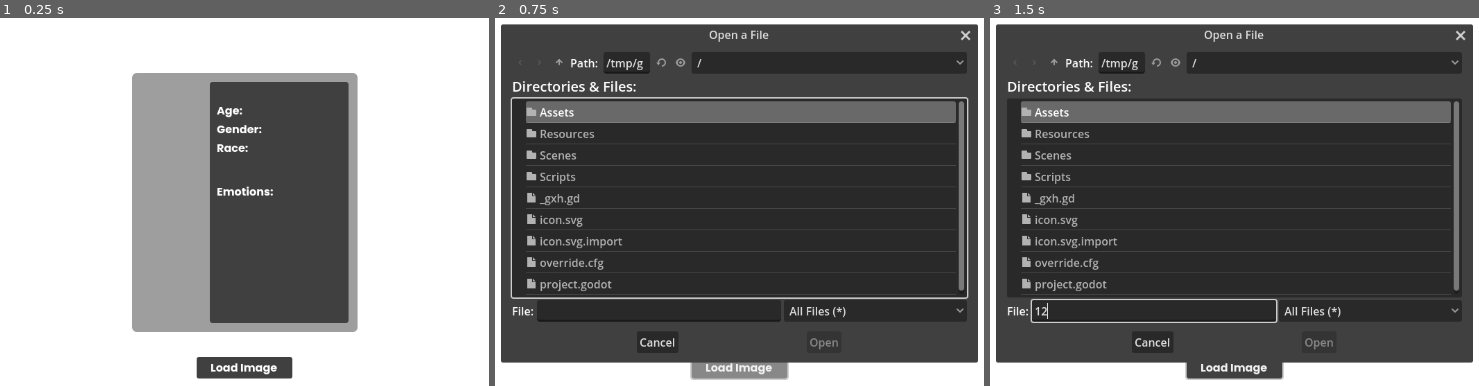
Above: before the commit, frames 1-3 (left to right).
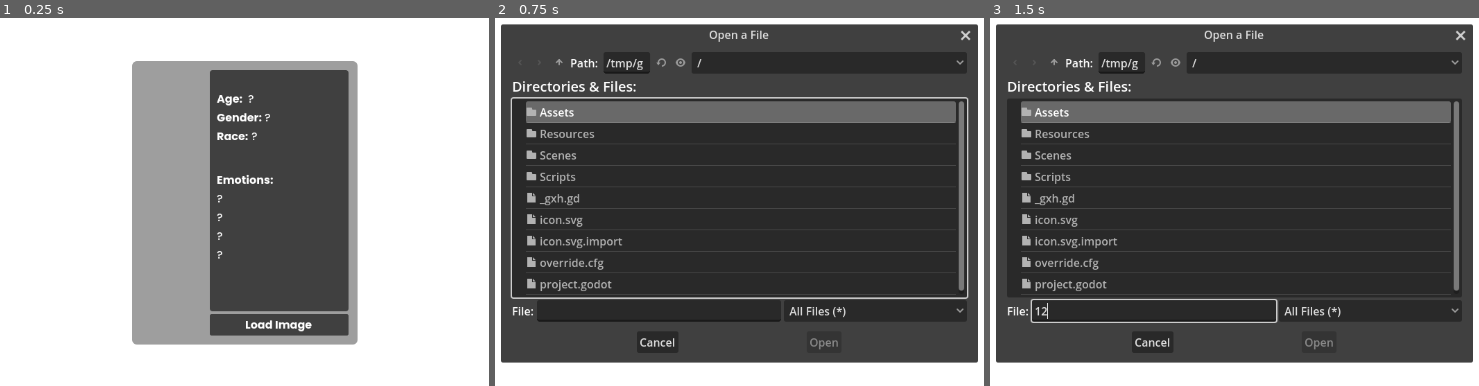
Above: after the commit, the same moments.

Repository: KamandShayegan/moodtracker-deepface
Game: Godot game, scene res://Scenes/main.tscn
The game is run twice, just before and just after one commit, with the same random seed, the same clock (stepped at 60 frames per second) and the same inputs.
Inputs (mouse positions are in pixels of both pictures, inside the frame that each line leads up to):
- Up to frame 1 (0.25 s): no input
- Up to frame 2 (0.75 s): click "Load Image" at 0.5 s
- Up to frame 3 (1.5 s): click (1156, 312) at 1.27 s; type "12" at 1.35 s

The runs differ from the first frame. In frame 1, 6.9% of the frame differs, in the area x 26-74%, y 11-99%; in frame 2, 0.9%; in frame 3, 0.9%.

Commit message:
Animated label setting

Diff:
--- a/new-game-project/Resources/progress_bar_gradient.tres
+++ b/new-game-project/Resources/progress_bar_gradient.tres
@@ -2,4 +2,4 @@
 
 [resource]
 offsets = PackedFloat32Array(0, 0.356481, 0.888889)
-colors = PackedColorArray(0.478431, 0.760784, 0.733333, 1, 0.937255, 0.843137, 0.27451, 1, 0.988235, 0.376471, 0.541176, 1)
+colors = PackedColorArray(0.478431, 0.760784, 0.733333, 1, 0.937255, 0.843137, 0.27451, 1, 0.918629, 0.263209, 0.532709, 1)
--- a/new-game-project/Scenes/main.tscn
+++ b/new-game-project/Scenes/main.tscn
@@ -74,29 +74,6 @@
 grow_horizontal = 2
 grow_vertical = 2
 
-[node name="MarginContainer" type="MarginContainer" parent="."]
-layout_mode = 1
-anchors_preset = 7
-anchor_left = 0.5
-anchor_top = 1.0
-anchor_right = 0.5
-anchor_bottom = 1.0
-offset_left = -69.0
-offset_top = -101.0
-offset_right = 69.0
-grow_horizontal = 2
-grow_vertical = 0
-theme_override_constants/margin_bottom = 70
-
-[node name="LoadImageButton" type="Button" parent="MarginContainer"]
-layout_mode = 2
-theme = ExtResource("2_kbyar")
-theme_override_fonts/font = ExtResource("2_j3cr5")
-text = "Load Image"
-
-[node name="HTTPRequest" type="HTTPRequest" parent="MarginContainer/LoadImageButton"]
-unique_name_in_owner = true
-
 [node name="Panel" type="PanelContainer" parent="."]
 layout_mode = 1
 anchors_preset = 8
@@ -130,11 +107,14 @@
 expand_mode = 3
 stretch_mode = 5
 
-[node name="PanelContainer" type="PanelContainer" parent="Panel/MarginContainer/HBoxContainer"]
+[node name="VBoxContainer" type="VBoxContainer" parent="Panel/MarginContainer/HBoxContainer"]
+layout_mode = 2
+
+[node name="PanelContainer" type="PanelContainer" parent="Panel/MarginContainer/HBoxContainer/VBoxContainer"]
 layout_mode = 2
 theme_override_styles/panel = SubResource("StyleBoxFlat_le7wl")
 
-[node name="MarginContainer" type="MarginContainer" parent="Panel/MarginContainer/HBoxContainer/PanelContainer"]
+[node name="MarginContainer" type="MarginContainer" parent="Panel/MarginContainer/HBoxContainer/VBoxContainer/PanelContainer"]
 custom_minimum_size = Vector2(200, 0)
 layout_mode = 2
 theme_override_constants/margin_left = 10
@@ -142,61 +122,61 @@
 theme_override_constants/margin_right = 10
 theme_override_constants/margin_bottom = 30
 
-[node name="VBoxContainer2" type="VBoxContainer" parent="Panel/MarginContainer/HBoxContainer/PanelContainer/MarginContainer"]
+[node name="VBoxContainer2" type="VBoxContainer" parent="Panel/MarginContainer/HBoxContainer/VBoxContainer/PanelContainer/MarginContainer"]
 layout_mode = 2
 theme_override_constants/separation = 40
 
-[node name="VBoxContainer" type="VBoxContainer" parent="Panel/MarginContainer/HBoxContainer/PanelContainer/MarginContainer/VBoxContainer2"]
-layout_mode = 2
-
-[node name="AgeLabels" type="HBoxContainer" parent="Panel/MarginContainer/HBoxContainer/PanelContainer/MarginContainer/VBoxContainer2/VBoxContainer"]
-layout_mode = 2
-
-[node name="Age" type="Label" parent="Panel/MarginContainer/HBoxContainer/PanelContainer/MarginContainer/VBoxContainer2/VBoxContainer/AgeLabels"]
+[node name="VBoxContainer" type="VBoxContainer" parent="Panel/MarginContainer/HBoxContainer/VBoxContainer/PanelContainer/MarginContainer/VBoxContainer2"]
+layout_mode = 2
+
+[node name="AgeLabels" type="HBoxContainer" parent="Panel/MarginContainer/HBoxContainer/VBoxContainer/PanelContainer/MarginContainer/VBoxContainer2/VBoxContainer"]
+layout_mode = 2
+
+[node name="Age" type="Label" parent="Panel/MarginContainer/HBoxContainer/VBoxContainer/PanelContainer/MarginContainer/VBoxContainer2/VBoxContainer/AgeLabels"]
 layout_mode = 2
 theme_override_fonts/font = ExtResource("2_j3cr5")
 text = "Age: "
 
-[node name="AgeValue" type="Label" parent="Panel/MarginContainer/HBoxContainer/PanelContainer/MarginContainer/VBoxContainer2/VBoxContainer/AgeLabels"]
-unique_name_in_owner = true
-layout_mode = 2
-theme_override_fonts/font = ExtResource("3_nh00n")
-
-[node name="GenderLabels" type="HBoxContainer" parent="Panel/MarginContainer/HBoxContainer/PanelContainer/MarginContainer/VBoxContainer2/VBoxContainer"]
-layout_mode = 2
-
-[node name="Gender" type="Label" parent="Panel/MarginContainer/HBoxContainer/PanelContainer/MarginContainer/VBoxContainer2/VBoxContainer/GenderLabels"]
+[node name="AgeValue" type="Label" parent="Panel/MarginContainer/HBoxContainer/VBoxContainer/PanelContainer/MarginContainer/VBoxContainer2/VBoxContainer/AgeLabels"]
+unique_name_in_owner = true
+layout_mode = 2
+theme_override_fonts/font = ExtResource("3_nh00n")
+
+[node name="GenderLabels" type="HBoxContainer" parent="Panel/MarginContainer/HBoxContainer/VBoxContainer/PanelContainer/MarginContainer/VBoxContainer2/VBoxContainer"]
+layout_mode = 2
+
+[node name="Gender" type="Label" parent="Panel/MarginContainer/HBoxContainer/VBoxContainer/PanelContainer/MarginContainer/VBoxContainer2/VBoxContainer/GenderLabels"]
 layout_mode = 2
 theme_override_fonts/font = ExtResource("2_j3cr5")
 text = "Gender:"
 
-[node name="GenderValue" type="Label" parent="Panel/MarginContainer/HBoxContainer/PanelContainer/MarginContainer/VBoxContainer2/VBoxContainer/GenderLabels"]
-unique_name_in_owner = true
-layout_mode = 2
-theme_override_fonts/font = ExtResource("3_nh00n")
-
-[node name="RaceLabels" type="HBoxContainer" parent="Panel/MarginContainer/HBoxContainer/PanelContainer/MarginContainer/VBoxContainer2/VBoxContainer"]
-layout_mode = 2
-
-[node name="Race" type="Label" parent="Panel/MarginContainer/HBoxContainer/PanelContainer/MarginContainer/VBoxContainer2/VBoxContainer/RaceLabels"]
+[node name="GenderValue" type="Label" parent="Panel/MarginContainer/HBoxContainer/VBoxContainer/PanelContainer/MarginContainer/VBoxContainer2/VBoxContainer/GenderLabels"]
+unique_name_in_owner = true
+layout_mode = 2
+theme_override_fonts/font = ExtResource("3_nh00n")
+
+[node name="RaceLabels" type="HBoxContainer" parent="Panel/MarginContainer/HBoxContainer/VBoxContainer/PanelContainer/MarginContainer/VBoxContainer2/VBoxContainer"]
+layout_mode = 2
+
+[node name="Race" type="Label" parent="Panel/MarginContainer/HBoxContainer/VBoxContainer/PanelContainer/MarginContainer/VBoxContainer2/VBoxContainer/RaceLabels"]
 layout_mode = 2
 theme_override_fonts/font = ExtResource("2_j3cr5")
 text = "Race:"
 
-[node name="RaceValue" type="Label" parent="Panel/MarginContainer/HBoxContainer/PanelContainer/MarginContainer/VBoxContainer2/VBoxContainer/RaceLabels"]
-unique_name_in_owner = true
-layout_mode = 2
-theme_override_fonts/font = ExtResource("3_nh00n")
-
-[node name="VBoxContainer2" type="VBoxContainer" parent="Panel/MarginContainer/HBoxContainer/PanelContainer/MarginContainer/VBoxContainer2"]
-layout_mode = 2
-
-[node name="Emotions" type="Label" parent="Panel/MarginContainer/HBoxContainer/PanelContainer/MarginContainer/VBoxContainer2/VBoxContainer2"]
+[node name="RaceValue" type="Label" parent="Panel/MarginContainer/HBoxContainer/VBoxContainer/PanelContainer/MarginContainer/VBoxContainer2/VBoxContainer/RaceLabels"]
+unique_name_in_owner = true
+layout_mode = 2
+theme_override_fonts/font = ExtResource("3_nh00n")
+
+[node name="VBoxContainer2" type="VBoxContainer" parent="Panel/MarginContainer/HBoxContainer/VBoxContainer/PanelContainer/MarginContainer/VBoxContainer2"]
+layout_mode = 2
+
+[node name="Emotions" type="Label" parent="Panel/MarginContainer/HBoxContainer/VBoxContainer/PanelContainer/MarginContainer/VBoxContainer2/VBoxContainer2"]
 layout_mode = 2
 theme_override_fonts/font = ExtResource("2_j3cr5")
 text = "Emotions: "
 
-[node name="DominantEmotion1" type="ProgressBar" parent="Panel/MarginContainer/HBoxContainer/PanelContainer/MarginContainer/VBoxContainer2/VBoxContainer2"]
+[node name="DominantEmotion1" type="ProgressBar" parent="Panel/MarginContainer/HBoxContainer/VBoxContainer/PanelContainer/MarginContainer/VBoxContainer2/VBoxContainer2"]
 unique_name_in_owner = true
 custom_minimum_size = Vector2(0, 23)
 layout_mode = 2
@@ -205,19 +185,19 @@
 theme_override_styles/fill = SubResource("StyleBoxFlat_w2y0h")
 show_percentage = false
 
-[node name="EmotionLabel1" type="Label" parent="Panel/MarginContainer/HBoxContainer/PanelContainer/MarginContainer/VBoxContainer2/VBoxContainer2/DominantEmotion1"]
-unique_name_in_owner = true
-layout_mode = 1
-anchors_preset = 4
-anchor_top = 0.5
-anchor_bottom = 0.5
-offset_top = -11.5
-offset_right = 40.0
-offset_bottom = 11.5
-grow_vertical = 2
-theme_override_fonts/font = ExtResource("3_nh00n")
-
-[node name="DominantEmotion2" type="ProgressBar" parent="Panel/MarginContainer/HBoxContainer/PanelContainer/MarginContainer/VBoxContainer2/VBoxContainer2"]
+[node name="EmotionLabel1" type="Label" parent="Panel/MarginContainer/HBoxContainer/VBoxContainer/PanelContainer/MarginContainer/VBoxContainer2/VBoxContainer2/DominantEmotion1"]
+unique_name_in_owner = true
+layout_mode = 1
+anchors_preset = 4
+anchor_top = 0.5
+anchor_bottom = 0.5
+offset_top = -11.5
+offset_right = 40.0
+offset_bottom = 11.5
+grow_vertical = 2
+theme_override_fonts/font = ExtResource("3_nh00n")
+
+[node name="DominantEmotion2" type="ProgressBar" parent="Panel/MarginContainer/HBoxContainer/VBoxContainer/PanelContainer/MarginContainer/VBoxContainer2/VBoxContainer2"]
 unique_name_in_owner = true
 custom_minimum_size = Vector2(0, 23)
 layout_mode = 2
@@ -226,19 +206,19 @@
 theme_override_styles/fill = SubResource("StyleBoxFlat_8cvc2")
 show_percentage = false
 
-[node name="EmotionLabel2" type="Label" parent="Panel/MarginContainer/HBoxContainer/PanelContainer/MarginContainer/VBoxContainer2/VBoxContainer2/DominantEmotion2"]
-unique_name_in_owner = true
-layout_mode = 1
-anchors_preset = 4
-anchor_top = 0.5
-anchor_bottom = 0.5
-offset_top = -11.5
-offset_right = 40.0
-offset_bottom = 11.5
-grow_vertical = 2
-theme_override_fonts/font = ExtResource("3_nh00n")
-
-[node name="DominantEmotion3" type="ProgressBar" parent="Panel/MarginContainer/HBoxContainer/PanelContainer/MarginContainer/VBoxContainer2/VBoxContainer2"]
+[node name="EmotionLabel2" type="Label" parent="Panel/MarginContainer/HBoxContainer/VBoxContainer/PanelContainer/MarginContainer/VBoxContainer2/VBoxContainer2/DominantEmotion2"]
+unique_name_in_owner = true
+layout_mode = 1
+anchors_preset = 4
+anchor_top = 0.5
+anchor_bottom = 0.5
+offset_top = -11.5
+offset_right = 40.0
+offset_bottom = 11.5
+grow_vertical = 2
+theme_override_fonts/font = ExtResource("3_nh00n")
+
+[node name="DominantEmotion3" type="ProgressBar" parent="Panel/MarginContainer/HBoxContainer/VBoxContainer/PanelContainer/MarginContainer/VBoxContainer2/VBoxContainer2"]
 unique_name_in_owner = true
 custom_minimum_size = Vector2(0, 23)
 layout_mode = 2
@@ -247,19 +227,19 @@
 theme_override_styles/fill = SubResource("StyleBoxFlat_qp4gv")
 show_percentage = false
 
-[node name="EmotionLabel3" type="Label" parent="Panel/MarginContainer/HBoxContainer/PanelContainer/MarginContainer/VBoxContainer2/VBoxContainer2/DominantEmotion3"]
-unique_name_in_owner = true
-layout_mode = 1
-anchors_preset = 4
-anchor_top = 0.5
-anchor_bottom = 0.5
-offset_top = -11.5
-offset_right = 40.0
-offset_bottom = 11.5
-grow_vertical = 2
-theme_override_fonts/font = ExtResource("3_nh00n")
-
-[node name="DominantEmotion4" type="ProgressBar" parent="Panel/MarginContainer/HBoxContainer/PanelContainer/MarginContainer/VBoxContainer2/VBoxContainer2"]
+[node name="EmotionLabel3" type="Label" parent="Panel/MarginContainer/HBoxContainer/VBoxContainer/PanelContainer/MarginContainer/VBoxContainer2/VBoxContainer2/DominantEmotion3"]
+unique_name_in_owner = true
+layout_mode = 1
+anchors_preset = 4
+anchor_top = 0.5
+anchor_bottom = 0.5
+offset_top = -11.5
+offset_right = 40.0
+offset_bottom = 11.5
+grow_vertical = 2
+theme_override_fonts/font = ExtResource("3_nh00n")
+
+[node name="DominantEmotion4" type="ProgressBar" parent="Panel/MarginContainer/HBoxContainer/VBoxContainer/PanelContainer/MarginContainer/VBoxContainer2/VBoxContainer2"]
 unique_name_in_owner = true
 custom_minimum_size = Vector2(0, 23)
 layout_mode = 2
@@ -268,21 +248,36 @@
 theme_override_styles/fill = SubResource("StyleBoxFlat_3rs6v")
 show_percentage = false
 
-[node name="EmotionLabel4" type="Label" parent="Panel/MarginContainer/HBoxContainer/PanelContainer/MarginContainer/VBoxContainer2/VBoxContainer2/DominantEmotion4"]
-unique_name_in_owner = true
-layout_mode = 1
-anchors_preset = 4
-anchor_top = 0.5
-anchor_bottom = 0.5
-offset_top = -11.5
-offset_right = 40.0
-offset_bottom = 11.5
-grow_vertical = 2
-theme_override_fonts/font = ExtResource("3_nh00n")
-
-[node name="PanelContainer" type="PanelContainer" parent="Panel/MarginContainer/HBoxContainer/PanelContainer/MarginContainer/VBoxContainer2"]
-layout_mode = 2
+[node name="EmotionLabel4" type="Label" parent="Panel/MarginContainer/HBoxContainer/VBoxContainer/PanelContainer/MarginContainer/VBoxContainer2/VBoxContainer2/DominantEmotion4"]
+unique_name_in_owner = true
+layout_mode = 1
+anchors_preset = 4
+anchor_top = 0.5
+anchor_bottom = 0.5
+offset_top = -11.5
+offset_right = 40.0
+offset_bottom = 11.5
+grow_vertical = 2
+theme_override_fonts/font = ExtResource("3_nh00n")
+
+[node name="PanelContainer" type="PanelContainer" parent="Panel/MarginContainer/HBoxContainer/VBoxContainer/PanelContainer/MarginContainer/VBoxContainer2"]
+layout_mode = 2
+
+[node name="PanelContainer2" type="PanelContainer" parent="Panel/MarginContainer/HBoxContainer/VBoxContainer"]
+layout_mode = 2
+
+[node name="MarginContainer" type="MarginContainer" parent="Panel/MarginContainer/HBoxContainer/VBoxContainer/PanelContainer2"]
+layout_mode = 2
+
+[node name="LoadImageButton" type="Button" parent="Panel/MarginContainer/HBoxContainer/VBoxContainer/PanelContainer2/MarginContainer"]
+layout_mode = 2
+theme = ExtResource("2_kbyar")
+theme_override_fonts/font = ExtResource("2_j3cr5")
+text = "Load Image"
+
+[node name="HTTPRequest" type="HTTPRequest" parent="Panel/MarginContainer/HBoxContainer/VBoxContainer/PanelContainer2/MarginContainer/LoadImageButton"]
+unique_name_in_owner = true
 
 [connection signal="file_selected" from="FileDialog" to="." method="_on_file_dialog_file_selected"]
-[connection signal="button_up" from="MarginContainer/LoadImageButton" to="." method="_on_load_image_button_up"]
-[connection signal="request_completed" from="MarginContainer/LoadImageButton/HTTPRequest" to="." method="_on_http_request_request_completed"]
+[connection signal="button_up" from="Panel/MarginContainer/HBoxContainer/VBoxContainer/PanelContainer2/MarginContainer/LoadImageButton" to="." method="_on_load_image_button_up"]
+[connection signal="request_completed" from="Panel/MarginContainer/HBoxContainer/VBoxContainer/PanelContainer2/MarginContainer/LoadImageButton/HTTPRequest" to="." method="_on_http_request_request_completed"]
--- a/new-game-project/Scripts/main.gd
+++ b/new-game-project/Scripts/main.gd
@@ -21,29 +21,37 @@
 var url = 'http://127.0.0.1:5000/'
 var api_functions = ['analyze','verify']
 
-var de1_target_value: float = 0
-var de2_target_value: float = 0
-var de3_target_value: float = 0
-var de4_target_value: float = 0
+func _ready() -> void:
+	age_value.text = '?'
+	gender_value.text = '?'
+	race_value.text = '?'
+	emotion_label_1.text = '?'
+	emotion_label_2.text = '?'
+	emotion_label_3.text = '?'
+	emotion_label_4.text = '?'
 
 # This function is called when each frame is drawn, useful for making anything move, in our case the progress bars
 func _physics_process(delta: float) -> void:
-	dominant_emotion_1.value = lerp(dominant_emotion_1.value, de1_target_value, delta * 2.2)
 	dominant_emotion_1.get("theme_override_styles/fill").bg_color = progress_bar_gradient.sample(dominant_emotion_1.value/100)
-	dominant_emotion_2.value = lerp(dominant_emotion_2.value, de2_target_value, delta * 2.2)
 	dominant_emotion_2.get("theme_override_styles/fill").bg_color = progress_bar_gradient.sample(dominant_emotion_2.value/100)
-	dominant_emotion_3.value = lerp(dominant_emotion_3.value, de3_target_value, delta * 2.2)
 	dominant_emotion_3.get("theme_override_styles/fill").bg_color = progress_bar_gradient.sample(dominant_emotion_3.value/100)
-	dominant_emotion_4.value = lerp(dominant_emotion_4.value, de4_target_value, delta * 2.2)
 	dominant_emotion_4.get("theme_override_styles/fill").bg_color = progress_bar_gradient.sample(dominant_emotion_4.value/100)
 
 
 # This function is connected to the button up event of the LoadImageButton
 func _on_load_image_button_up() -> void:
-	de1_target_value = 0
-	de2_target_value = 0
-	de3_target_value = 0
-	de4_target_value = 0
+	dominant_emotion_1.value = 0
+	dominant_emotion_2.value = 0
+	dominant_emotion_3.value = 0
+	dominant_emotion_4.value = 0
+	age_value.text = '?'
+	gender_value.text = '?'
+	race_value.text = '?'
+	emotion_label_1.text = '?'
+	emotion_label_2.text = '?'
+	emotion_label_3.text = '?'
+	emotion_label_4.text = '?'
+
 	%FileDialog.popup()
 
 # The button shows a file-system popup, when a file is selected, this function is called
@@ -78,11 +86,6 @@
 	json.parse(body.get_string_from_utf8())
 	var response = json.get_data()
 
-	# We set the values to the labels
-	age_value.text = str(response['results'][0]['age'])
-	gender_value.text = str(response['results'][0]['dominant_gender'])
-	race_value.text = str(response['results'][0]['dominant_race'])
-
 	# We sort the emotions by percentage and set them to their respective progress bars
 	var emotions: Dictionary = response['results'][0]['emotion']
 	var keys = emotions.keys()
@@ -91,12 +94,44 @@
 	var emotion_value_pairs: Array = []
 	for k: String in keys:
 		emotion_value_pairs.append([k,emotions[k]])
+
+	# We set the values to the labels
+	set_animate_labels(
+		str(response['results'][0]['age']),
+		str(response['results'][0]['dominant_gender']),
+		str(response['results'][0]['dominant_race']),
+		emotion_value_pairs)
+
 	# Set the values to the progress bars and labels
-	de1_target_value = emotion_value_pairs[0][1]
+
+
+func set_animate_labels(age: String, gender: String, race: String, emotion_value_pairs: Array) -> void:
+	var tween = create_tween()
+
+	age_value.text = age
+	age_value.visible_ratio = 0
+	gender_value.text = gender
+	gender_value.visible_ratio = 0
+	race_value.text = race
+	race_value.visible_ratio = 0
 	emotion_label_1.text = emotion_value_pairs[0][0]
-	de2_target_value = emotion_value_pairs[1][1]
+	emotion_label_1.visible_ratio = 0
 	emotion_label_2.text = emotion_value_pairs[1][0]
-	de3_target_value = emotion_value_pairs[2][1]
+	emotion_label_2.visible_ratio = 0
 	emotion_label_3.text = emotion_value_pairs[2][0]
-	de4_target_value = emotion_value_pairs[3][1]
+	emotion_label_3.visible_ratio = 0
 	emotion_label_4.text = emotion_value_pairs[3][0]
+	emotion_label_4.visible_ratio = 0
+
+	tween.tween_property(age_value, 'visible_ratio', 1, 0.4)
+	tween.tween_property(gender_value, 'visible_ratio', 1, 0.5)
+	tween.tween_property(race_value, 'visible_ratio', 1, 0.5)
+	tween.tween_interval(0.4)
+	tween.parallel().tween_property(dominant_emotion_1, 'value', emotion_value_pairs[0][1], 1.7).set_ease(Tween.EASE_OUT).set_trans(Tween.TRANS_EXPO)
+	tween.parallel().tween_property(emotion_label_1, 'visible_ratio', 1, 0.7)
+	tween.parallel().tween_property(dominant_emotion_2, 'value', emotion_value_pairs[1][1], 1.7).set_ease(Tween.EASE_OUT).set_trans(Tween.TRANS_EXPO)
+	tween.parallel().tween_property(emotion_label_2, 'visible_ratio', 1, 0.7)
+	tween.parallel().tween_property(dominant_emotion_3, 'value', emotion_value_pairs[2][1], 1.7).set_ease(Tween.EASE_OUT).set_trans(Tween.TRANS_EXPO)
+	tween.parallel().tween_property(emotion_label_3, 'visible_ratio', 1, 0.7)
+	tween.parallel().tween_property(dominant_emotion_4, 'value', emotion_value_pairs[3][1], 1.7).set_ease(Tween.EASE_OUT).set_trans(Tween.TRANS_EXPO)
+	tween.parallel().tween_property(emotion_label_4, 'visible_ratio', 1, 0.7)
